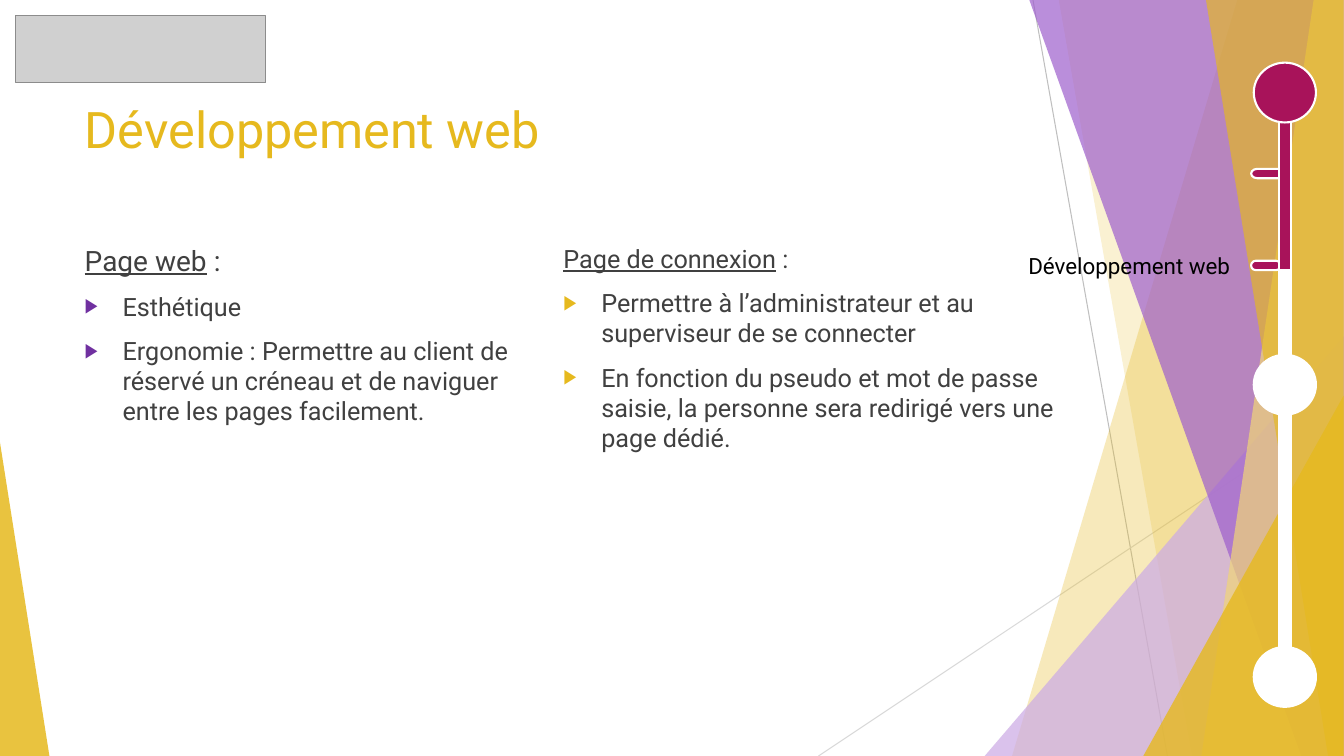
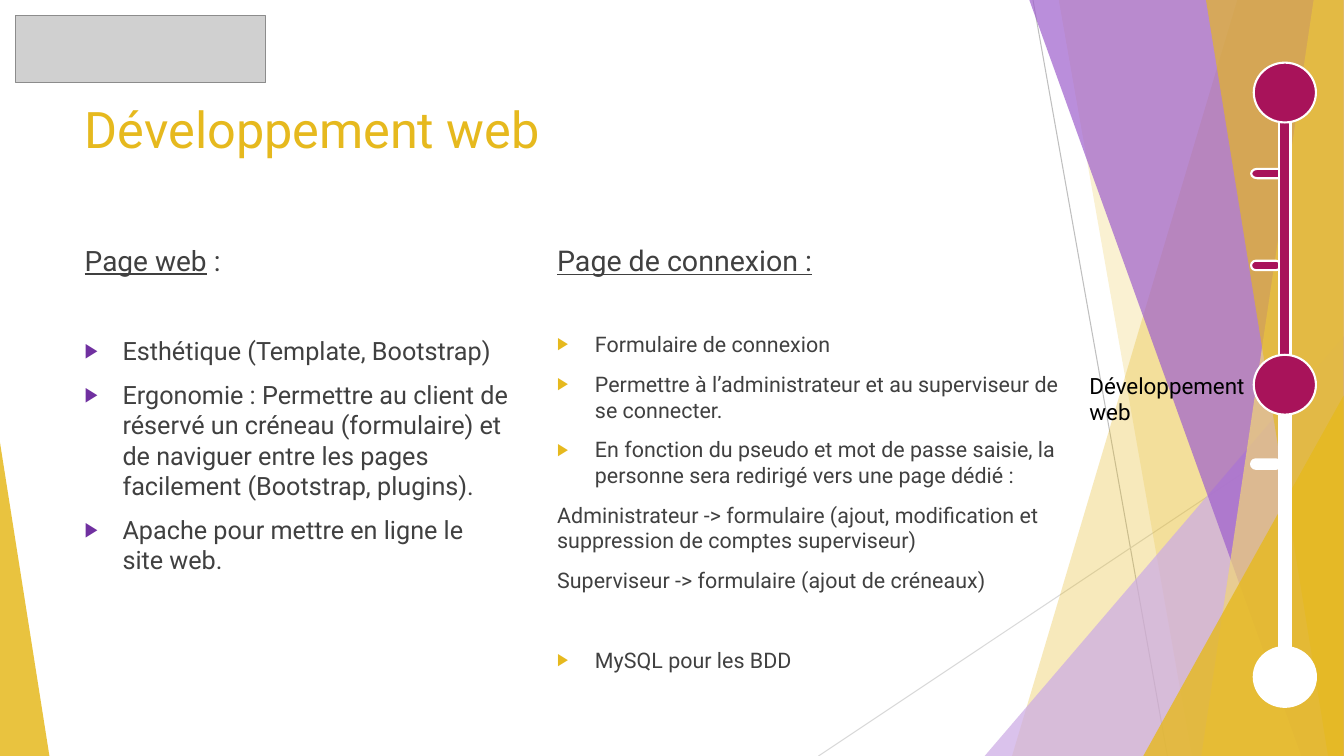
Before and after one commit to GuiguiMvn/Systeme-Escape-Game-Telethon, a slide deck: slide 5 of Cyril/Projet Théléton.pptx (slide 4 before the commit). Drawn at 1344x756 pixels with LibreOffice and Linux fonts; fonts in the diff are those of the drawing; grey boxes stand for pictures. Boxes give left, top, right and bottom in pixels: in the first picture for what was removed or moved away, otherwise in the second. Text is boxed around its words. In the diff, an @@ line names an element or a change of style, - is before the commit and + after.

```diff
--- a/Cyril/Projet Théléton.pptx
+++ b/Cyril/Projet Théléton.pptx
@@ rectangle: place and size @@
-rectangle at [1279, 107, 1291, 270]
+rectangle at [1279, 107, 1291, 405]
@@ text at [557, 249, 798, 277]: size 18 to 20.4 pt in "Page de connexion :"; underline on in ":" @@
@@ text at [123, 340, 508, 570]: text changed @@
-▶ Esthétique
-▶ Ergonomie : Permettre au client de réservé un créneau et de naviguer entre les pages facilement.
+▶ Esthétique (Template, Bootstrap)
+▶ Ergonomie : Permettre au client de réservé un créneau (formulaire) et de naviguer entre les pages facilement (Bootstrap, plugins).
+▶ Apache pour mettre en ligne le site web.
@@ text at [557, 336, 1058, 593]: text changed; size 18 to 15.3 pt @@
-▶ Permettre à l’administrateur et au superviseur de se connecter
-▶ En fonction du pseudo et mot de passe saisie, la personne sera redirigé vers une page dédié.
+▶ Formulaire de connexion
+▶ Permettre à l’administrateur et au superviseur de se connecter.
+▶ En fonction du pseudo et mot de passe saisie, la personne sera redirigé vers une page dédié :
+Administrateur -> formulaire (ajout, modification et suppression de comptes superviseur)
+Superviseur -> formulaire (ajout de créneaux)
+▶ MySQL pour les BDD
@@ ellipse at [1254, 355, 1317, 414]: fill #FFFFFF to #A8135A @@
@@ text "Développement web" rewrapped from [1028, 253, 1230, 280] to [1089, 373, 1244, 426] @@
@@ pill shape added at [1251, 460, 1280, 469], fill #FFFFFF, outline #FFFFFF 1.5 pt @@
```
Also in this commit, not shown: 4 other slides changed, 1 slide added, 3 other files.
